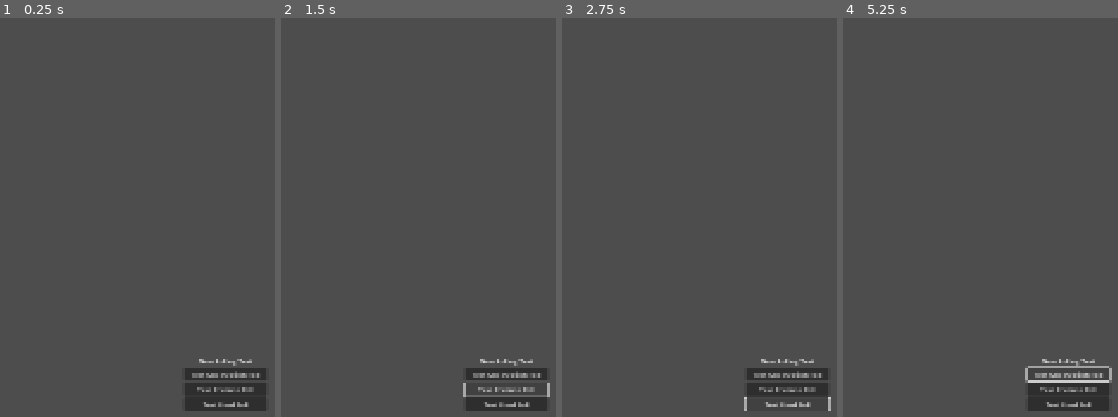
Above: before the commit, frames 1-4 (left to right).
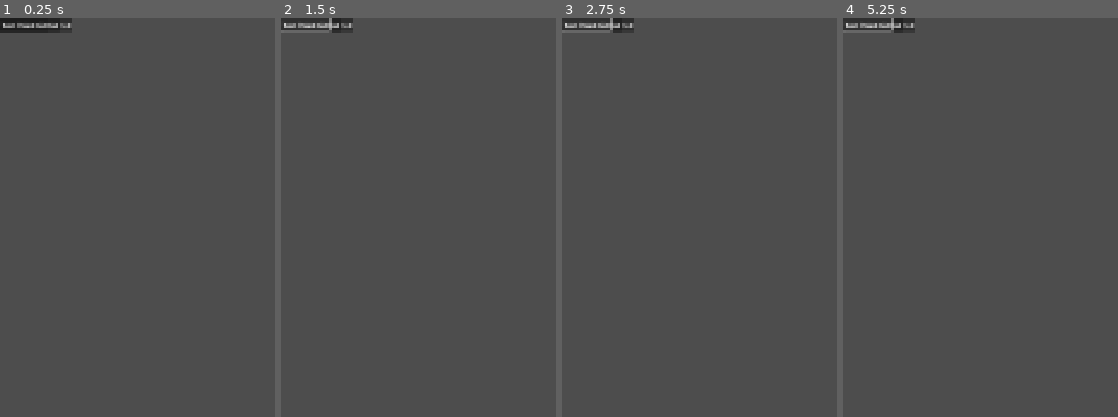
Above: after the commit, the same moments.

Repository: odhranhardy/detectivesjournal
Game: Godot game, scene res://scenes/ui/DiceTest.tscn
Two runs of this game, one before a commit and one after it. Both use one fixed random seed, a clock stepped at 60 frames per second and the inputs below. This scene is started directly instead of the project's main scene.
Inputs:
- Up to frame 1 (0.25 s): no input
- Up to frame 2 (1.5 s): click "Test Observation Roll" at 0.5 s; click "Test Rhetoric Roll" at 1.25 s
- Up to frame 3 (2.75 s): click "Test Hard Roll" at 2 s
- Up to frame 4 (5.25 s): click "Test Observation Roll" at 2.75 s; click "Test Rhetoric Roll" at 3.5 s; click "Test Hard Roll" at 4.25 s; click "Test Observation Roll" at 5 s

The runs differ from the first frame. In frame 1, 3.5% of the frame differs, in the area x 0-97%, y 0-99%; in frame 2, 2.9%; in frame 3, 2.7%; in frame 4, 3.4%.
Error after the commit: Invalid assignment of property or key 'visible' with value of type 'bool' on a base object of type 'null instance'. (res://scripts/ui/DiceRoll.gd:22)

Commit message:
refactor: centre UI elements using CenterContainer for consistent layout
Co-authored-by: aider (openrouter/anthropic/claude-sonnet-4) <aider@aider.chat>

Diff:
--- a/scenes/ui/DiceRoll.tscn
+++ b/scenes/ui/DiceRoll.tscn
@@ -9,19 +9,14 @@
 anchor_bottom = 1.0
 script = ExtResource("1_dice_script")
 
-[node name="VBoxContainer" type="VBoxContainer" parent="."]
+[node name="CenterContainer" type="CenterContainer" parent="."]
 layout_mode = 3
-anchors_preset = 8
-anchor_left = 0.5
-anchor_top = 0.5
-anchor_right = 0.5
-anchor_bottom = 0.5
-offset_left = -150.0
-offset_top = -100.0
-offset_right = 150.0
-offset_bottom = 100.0
-grow_horizontal = 2
-grow_vertical = 2
+anchors_preset = 15
+anchor_right = 1.0
+anchor_bottom = 1.0
+
+[node name="VBoxContainer" type="VBoxContainer" parent="CenterContainer"]
+layout_mode = 2
 
 [node name="SkillLabel" type="Label" parent="VBoxContainer"]
 layout_mode = 2
--- a/scenes/ui/DiceTest.tscn
+++ b/scenes/ui/DiceTest.tscn
@@ -8,19 +8,14 @@
 anchor_right = 1.0
 anchor_bottom = 1.0
 
-[node name="VBoxContainer" type="VBoxContainer" parent="."]
+[node name="CenterContainer" type="CenterContainer" parent="."]
 layout_mode = 3
-anchors_preset = 8
-anchor_left = 0.5
-anchor_top = 0.5
-anchor_right = 0.5
-anchor_bottom = 0.5
-offset_left = -100.0
-offset_top = -150.0
-offset_right = 100.0
-offset_bottom = 150.0
-grow_horizontal = 2
-grow_vertical = 2
+anchors_preset = 15
+anchor_right = 1.0
+anchor_bottom = 1.0
+
+[node name="VBoxContainer" type="VBoxContainer" parent="CenterContainer"]
+layout_mode = 2
 
 [node name="Title" type="Label" parent="VBoxContainer"]
 layout_mode = 2
--- a/scripts/ui/DiceRoll.gd
+++ b/scripts/ui/DiceRoll.gd
@@ -2,13 +2,13 @@
 
 signal dice_roll_complete(success: bool, total: int)
 
-@onready var skill_label = $VBoxContainer/SkillLabel
-@onready var difficulty_label = $VBoxContainer/DifficultyLabel
-@onready var roll_button = $VBoxContainer/RollButton
-@onready var dice_result_label = $VBoxContainer/ResultContainer/DiceResultLabel
-@onready var total_label = $VBoxContainer/ResultContainer/TotalLabel
-@onready var outcome_label = $VBoxContainer/ResultContainer/OutcomeLabel
-@onready var continue_button = $VBoxContainer/ContinueButton
+@onready var skill_label = $CenterContainer/VBoxContainer/SkillLabel
+@onready var difficulty_label = $CenterContainer/VBoxContainer/DifficultyLabel
+@onready var roll_button = $CenterContainer/VBoxContainer/RollButton
+@onready var dice_result_label = $CenterContainer/VBoxContainer/ResultContainer/DiceResultLabel
+@onready var total_label = $CenterContainer/VBoxContainer/ResultContainer/TotalLabel
+@onready var outcome_label = $CenterContainer/VBoxContainer/ResultContainer/OutcomeLabel
+@onready var continue_button = $CenterContainer/VBoxContainer/ContinueButton
 
 var skill_name: String = ""
 var skill_modifier: int = 0
--- a/scripts/ui/DiceTest.gd
+++ b/scripts/ui/DiceTest.gd
@@ -1,7 +1,7 @@
 extends Control
 
 @onready var dice_roll = $DiceRollInstance
-@onready var test_buttons = $VBoxContainer
+@onready var test_buttons = $CenterContainer/VBoxContainer
 
 func _on_observation_button_pressed():
 	"""Test an Observation roll (Medium difficulty)"""
